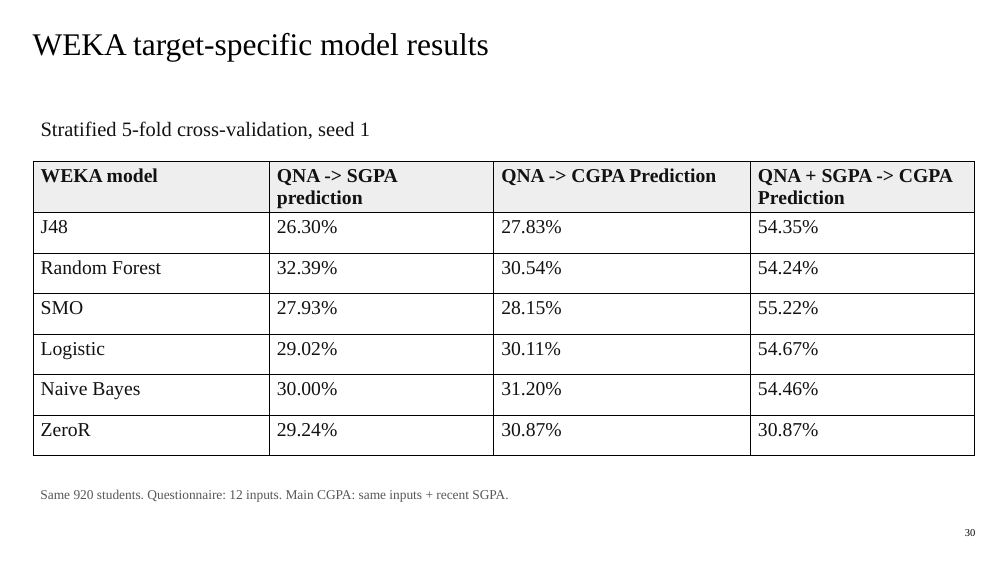
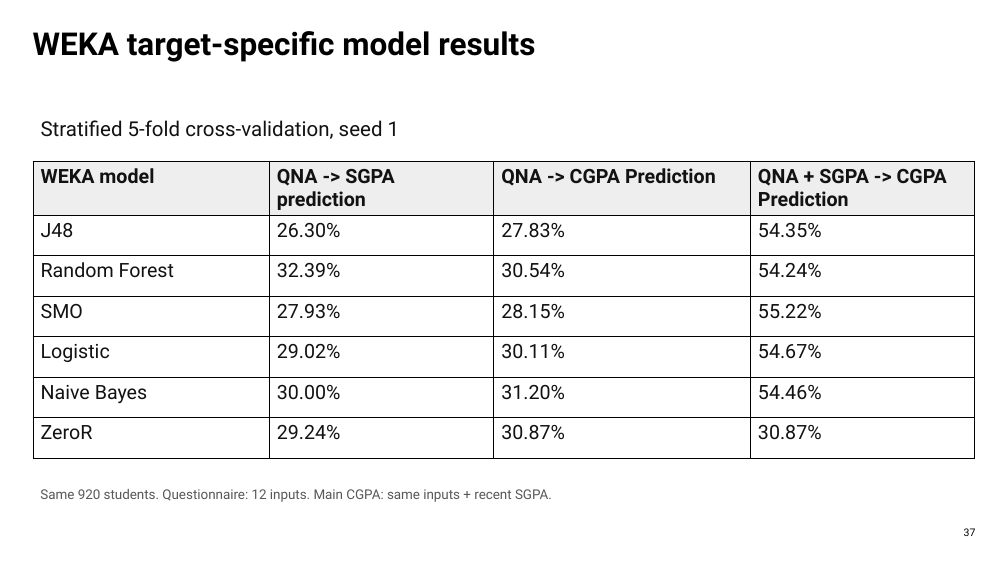
Before and after one commit to SheikhGalib/CGPA-does-matter-dataset-ml-lab, a slide deck: slide 39 of presentation/What_Shapes_Student_CGPA_Ready.pptx (slide 42 before the commit). Drawn at 1008x567 pixels with LibreOffice and Linux fonts; fonts in the diff are those of the drawing. Boxes give left, top, right and bottom in pixels: in the first picture for what was removed or moved away, otherwise in the second. Text is boxed around its words. In the diff, an @@ line names an element or a change of style, - is before the commit and + after.

```diff
--- a/presentation/What_Shapes_Student_CGPA_Ready.pptx
+++ b/presentation/What_Shapes_Student_CGPA_Ready.pptx
@@ title "WEKA target-specific model results" at <box>33,31,535,62</box>: font Times New Roman to Roboto, bold on @@
@@ text "Stratified 5-fold cross-validation, seed 1" at <box>41,120,400,139</box>: font Times New Roman to Roboto @@
@@ table at <box>33,162,975,460</box> @@
@@ font Times New Roman to Roboto @@
@@ text "Same 920 students. Questionnaire: 12 ..." at <box>40,489,552,502</box>: font Times New Roman to Roboto @@
@@ text at <box>964,528,976,536</box>: text changed; font Times New Roman to Roboto @@
-30
+37
```
Also in this commit, not shown: 52 other slides changed, 3 slides added, 17 slides removed, 13 other files.
